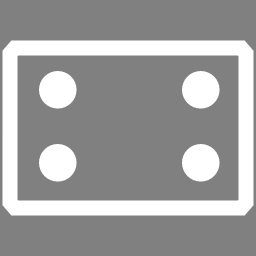
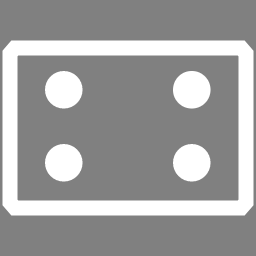
Layered file, before and after one edit (256x256). Changes by layer:
pixels changed over [39, 71, 220, 182] (layer not identified)
